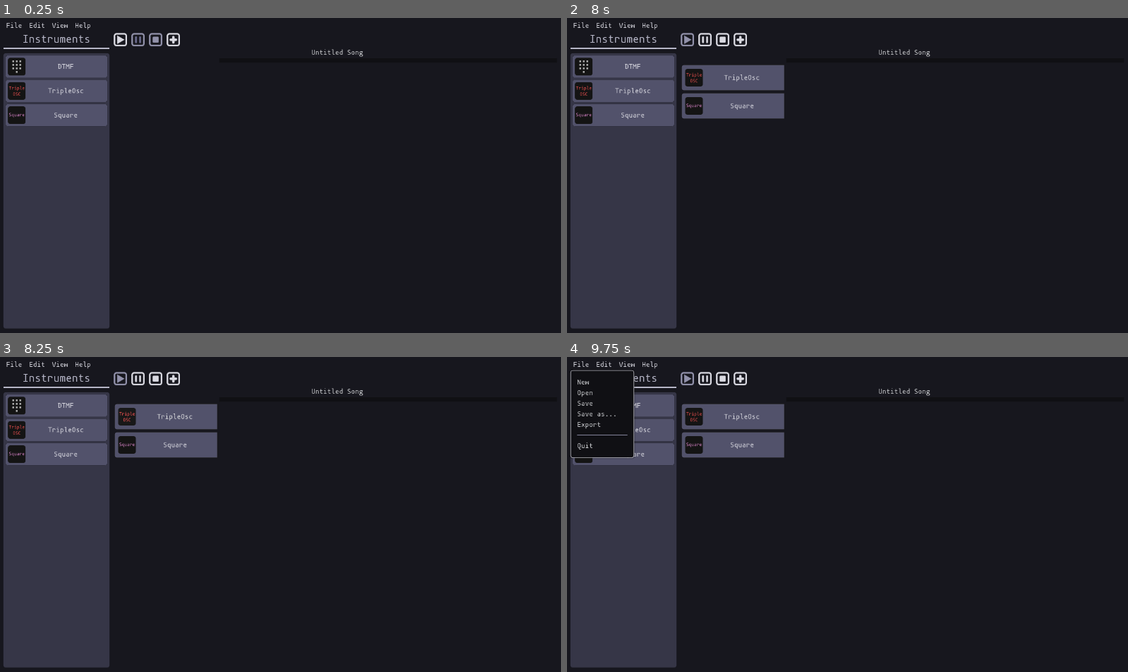
Above: before the commit, frames 1-4 (two rows, left to right).
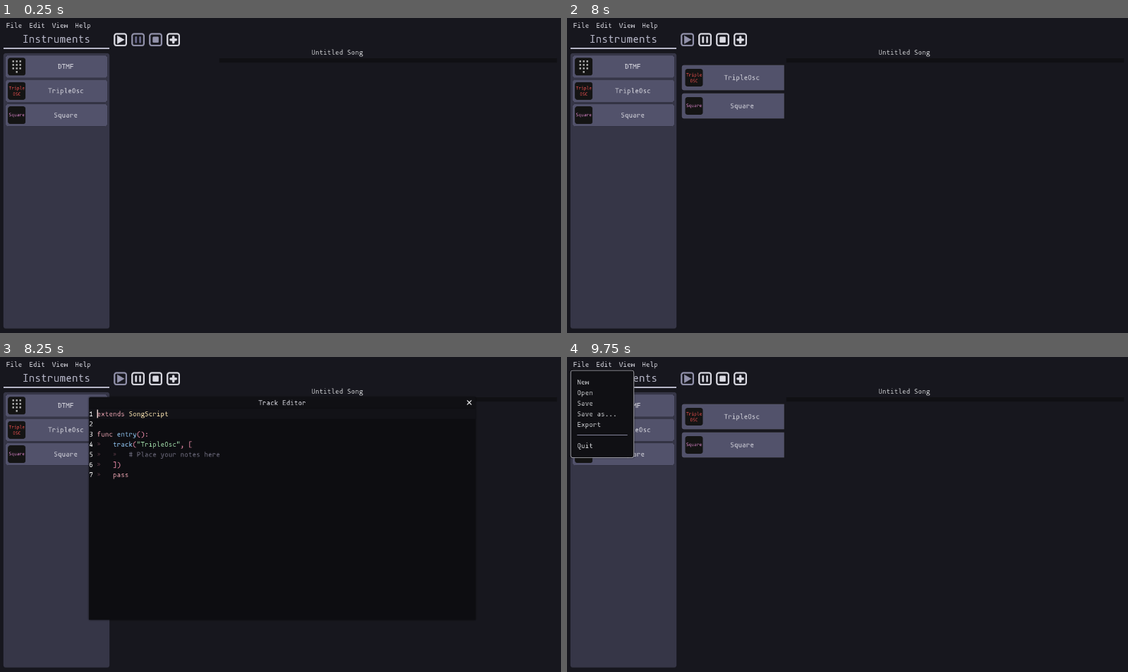
Above: after the commit, the same moments.

Repository: QuadCubedStudios/GoDAW
Game: Godot game, scene res://Main.tscn
The game is run twice, just before and just after one commit, with the same random seed, the same clock (stepped at 60 frames per second) and the same inputs.
Inputs (mouse positions are in pixels of both pictures, inside the frame that each line leads up to):
- Up to frame 1 (0.25 s): no input
- Up to frame 2 (8 s): click (684, 40) at 0.5 s; click "File" at 1.25 s; click "Edit" at 2 s; click "View" at 2.75 s; click "DTMF" at 3.5 s; click "TripleOsc" at 4.25 s; click "Square" at 5 s; click (724, 40) at 5.75 s; click (684, 40) at 6.5 s; click (740, 40) at 7.25 s
- Up to frame 3 (8.25 s): click "TripleOsc" at 8 s
- Up to frame 4 (9.75 s): click "Square" at 8.75 s; click "File" at 9.5 s

Frames 1-2 are identical in both runs. In frame 3, 5.5% of the frame differs, in the area x 15-85%, y 12-84%; in frame 4, nothing differs.
Error before the commit: Invalid get index 'TripleOsc' (on base: 'Dictionary'). (res://util/Sequencer/Sequencer.gd:49)
Error after the commit: Invalid get index '0' (on base: 'Array'). (res://song.gd:29)

Commit message:
Song script editor (#50)
* Song Script Editor Dialogue

* Track Pressed signal

* SongScript Editor

* clear undo & type highlight

* Remove Test Code

Diff:
--- /dev/null
+++ b/Editor/Scenes/Dialogues/TrackEditor/GDScriptSyntaxHighlight.gd
@@ -0,0 +1,25 @@
+extends Node
+
+onready var script_editor = get_parent()
+
+func keyword(keyword: String):
+	script_editor.add_keyword_color(keyword, Color("e8a2af"))
+
+func region(start: String, end: String, color: Color, line_only: bool = false):
+	script_editor.add_color_region(start, end, color, line_only)
+
+func type(type_name: String):
+	script_editor.add_keyword_color(type_name, Color("fae3b0"))
+
+func _ready():
+	keyword("extends")
+	keyword("func")
+	keyword("onready")
+	keyword("var")
+	keyword("const")
+	keyword("pass")
+	type("SongScript")
+	region('"', '"', Color("abe9b3"))
+	region("'", "'", Color("abe9b3"))
+	region("#", "\n", Color("6e6c7e"), true)
+	pass
--- /dev/null
+++ b/Editor/Scenes/Dialogues/TrackEditor/TrackEditor.gd
@@ -0,0 +1,37 @@
+extends WindowDialog
+
+onready var script_editor = $HBoxContainer/TextEdit
+
+const BASE_SONG_SCRIPT = """extends SongScript
+
+func entry():
+	track("%s", [
+		# Place your notes here
+	])
+	pass"""
+
+var data = {
+	"name": "String",
+	"id": null,
+}
+
+func _popup(name, id):
+	if script_editor.text == "":
+		script_editor.text = BASE_SONG_SCRIPT % name
+	script_editor.clear_undo_history()
+	data.name = name
+	data.id = id
+	popup_centered()
+	script_editor.cursor_set_column(0)
+	script_editor.cursor_set_line(0)
+	script_editor.grab_focus()
+
+func _unpopup():
+	var file =  File.new()
+	file.open("res://song.gd", File.WRITE)
+	file.store_string(script_editor.text)
+	file.close()
+	var song: SongScript = load("res://song.gd").new()
+	song.entry()
+	get_parent().get_parent().sequencer.sequence(song.sequence)
+	pass
--- /dev/null
+++ b/Editor/Scenes/Dialogues/TrackEditor/TrackEditor.tscn
@@ -0,0 +1,32 @@
+[gd_scene load_steps=4 format=2]
+
+[ext_resource path="res://Editor/Scenes/Dialogues/TrackEditor/TrackEditor.gd" type="Script" id=1]
+[ext_resource path="res://Themes/Default/GoDAWTheme.tres" type="Theme" id=2]
+[ext_resource path="res://Editor/Scenes/Dialogues/TrackEditor/GDScriptSyntaxHighlight.gd" type="Script" id=3]
+
+[node name="TrackEditor" type="WindowDialog"]
+margin_right = 48.0
+margin_bottom = 40.0
+rect_min_size = Vector2( 876, 480 )
+theme = ExtResource( 2 )
+window_title = "Track Editor"
+script = ExtResource( 1 )
+
+[node name="HBoxContainer" type="HBoxContainer" parent="."]
+anchor_right = 1.0
+anchor_bottom = 1.0
+
+[node name="TextEdit" type="TextEdit" parent="HBoxContainer"]
+margin_right = 876.0
+margin_bottom = 480.0
+size_flags_horizontal = 3
+highlight_current_line = true
+syntax_highlighting = true
+show_line_numbers = true
+draw_tabs = true
+caret_blink = true
+
+[node name="GDScriptSyntaxHighlight" type="Node" parent="HBoxContainer/TextEdit"]
+script = ExtResource( 3 )
+
+[connection signal="popup_hide" from="." to="." method="_unpopup"]
--- a/Editor/Scenes/SongEditor/SongEditor.gd
+++ b/Editor/Scenes/SongEditor/SongEditor.gd
@@ -1,6 +1,8 @@
 extends VBoxContainer
 
+# Signals
 signal playback_finished()
+signal track_pressed (name, track)
 
 var track_name = preload("./TrackName.tscn")
 
@@ -20,6 +22,7 @@
 	var segment_container = HBoxContainer.new()
 	name.set_instrument(instrument.icon, instrument.text, segment_container)
 	names.add_child(name)
+	name.connect("pressed", self, "emit_signal", ["track_pressed", instrument.text, name])
 #	if Global.segments == 0:
 #		Global.segments = segments.get_parent().get_size().x/25
 #	add_segments(segment_container, name.rect_size.y, true)
--- a/Editor/Scenes/SongEditor/SongEditor.tscn
+++ b/Editor/Scenes/SongEditor/SongEditor.tscn
@@ -7,9 +7,6 @@
 anchor_right = 1.0
 anchor_bottom = 1.0
 script = ExtResource( 2 )
-__meta__ = {
-"_edit_use_anchors_": false
-}
 
 [node name="Label" type="Label" parent="."]
 margin_right = 1280.0
--- a/Main.gd
+++ b/Main.gd
@@ -68,11 +68,3 @@
 	#load instruments
 	loading_dialog.popup()
 	yield(load_instruments(), "completed")
-
-	test()
-
-# This function is solely test code
-func test():
-	var example: SongScript = preload("res://Example.gd").new()
-	example.entry()
-	sequencer.sequence(example.sequence)
--- a/Main.tscn
+++ b/Main.tscn
@@ -6,6 +6,7 @@
 [ext_resource path="res://Main.gd" type="Script" id=4]
 [ext_resource path="res://Editor/Scenes/Instruments/InstrumentsPanel.tscn" type="PackedScene" id=5]
 [ext_resource path="res://Editor/Scenes/TopMenu/TopMenu.tscn" type="PackedScene" id=6]
+[ext_resource path="res://Editor/Scenes/Dialogues/TrackEditor/TrackEditor.tscn" type="PackedScene" id=7]
 
 [node name="Main" type="VBoxContainer"]
 anchor_right = 1.0
@@ -16,9 +17,6 @@
 margin_bottom = -8.0
 theme = ExtResource( 2 )
 script = ExtResource( 4 )
-__meta__ = {
-"_edit_use_anchors_": false
-}
 
 [node name="TopMenu" parent="." instance=ExtResource( 6 )]
 anchor_right = 0.0
@@ -152,14 +150,12 @@
 margin_bottom = 51.0
 
 [node name="FileDialog" type="FileDialog" parent="DialogBoxes"]
-margin_right = 876.0
-margin_bottom = 480.0
+rect_min_size = Vector2( 876, 480 )
 window_title = "Save"
 access = 2
 filters = PoolStringArray( "*.wav ; Wav Files" )
-__meta__ = {
-"_edit_use_anchors_": false
-}
+
+[node name="TrackEditor" parent="DialogBoxes" instance=ExtResource( 7 )]
 
 [connection signal="export_pressed" from="TopMenu" to="." method="_on_TopMenu_export_pressed"]
 [connection signal="instrument_chosen" from="Application/InstrumentsPanel" to="Application/Main/SongEditor" method="add_track"]
@@ -167,3 +163,4 @@
 [connection signal="play" from="Application/Main/ControlPanel" to="Application/Main/SongEditor" method="_on_play"]
 [connection signal="stop" from="Application/Main/ControlPanel" to="Application/Main/SongEditor" method="_on_stop"]
 [connection signal="playback_finished" from="Application/Main/SongEditor" to="Application/Main/ControlPanel" method="_on_finished"]
+[connection signal="track_pressed" from="Application/Main/SongEditor" to="DialogBoxes/TrackEditor" method="_popup"]
--- a/Themes/Default/GoDAWTheme.tres
+++ b/Themes/Default/GoDAWTheme.tres
@@ -163,6 +163,12 @@
 border_width_right = 1
 border_color = Color( 0.090196, 0.101961, 0.12549, 1 )
 expand_margin_bottom = 1.0
+
+[sub_resource type="StyleBoxFlat" id=22]
+bg_color = Color( 0.215686, 0.215686, 0.282353, 0.745098 )
+
+[sub_resource type="StyleBoxFlat" id=23]
+bg_color = Color( 0.054902, 0.054902, 0.0705882, 1 )
 
 [sub_resource type="StyleBoxFlat" id=15]
 content_margin_left = 10.0
@@ -582,32 +588,32 @@
 Tabs/styles/tab_bg = SubResource( 12 )
 Tabs/styles/tab_disabled = SubResource( 13 )
 Tabs/styles/tab_fg = SubResource( 14 )
-TextEdit/colors/background_color = Color( 0, 0, 0, 1 )
+TextEdit/colors/background_color = Color( 0.054902, 0.054902, 0.0705882, 1 )
 TextEdit/colors/bookmark_color = Color( 0, 0, 0, 1 )
 TextEdit/colors/brace_mismatch_color = Color( 0, 0, 0, 1 )
 TextEdit/colors/breakpoint_color = Color( 0, 0, 0, 1 )
 TextEdit/colors/caret_background_color = Color( 0, 0, 0, 1 )
-TextEdit/colors/caret_color = Color( 0.795098, 0.800981, 0.812745, 1 )
+TextEdit/colors/caret_color = Color( 0.960784, 0.878431, 0.862745, 1 )
 TextEdit/colors/code_folding_color = Color( 0, 0, 0, 1 )
-TextEdit/colors/completion_background_color = Color( 0, 0, 0, 1 )
-TextEdit/colors/completion_existing_color = Color( 0, 0, 0, 1 )
-TextEdit/colors/completion_font_color = Color( 0, 0, 0, 1 )
-TextEdit/colors/completion_scroll_color = Color( 0, 0, 0, 1 )
-TextEdit/colors/completion_selected_color = Color( 0, 0, 0, 1 )
-TextEdit/colors/current_line_color = Color( 0, 0, 0, 1 )
+TextEdit/colors/completion_background_color = Color( 0.341176, 0.321569, 0.407843, 1 )
+TextEdit/colors/completion_existing_color = Color( 1, 1, 1, 0.141176 )
+TextEdit/colors/completion_font_color = Color( 0.85098, 0.85098, 0.882353, 1 )
+TextEdit/colors/completion_scroll_color = Color( 1, 1, 1, 0.0705882 )
+TextEdit/colors/completion_selected_color = Color( 1, 1, 1, 0.0705882 )
+TextEdit/colors/current_line_color = Color( 0.215686, 0.215686, 0.282353, 0.109804 )
 TextEdit/colors/executing_line_color = Color( 0, 0, 0, 1 )
-TextEdit/colors/font_color = Color( 0.795098, 0.800981, 0.812745, 1 )
+TextEdit/colors/font_color = Color( 0.796078, 0.8, 0.811765, 1 )
 TextEdit/colors/font_color_readonly = Color( 0, 0, 0, 1 )
 TextEdit/colors/font_color_selected = Color( 0, 0, 0, 1 )
-TextEdit/colors/function_color = Color( 0, 0, 0, 1 )
-TextEdit/colors/line_number_color = Color( 0, 0, 0, 1 )
+TextEdit/colors/function_color = Color( 0.588235, 0.803922, 0.984314, 1 )
+TextEdit/colors/line_number_color = Color( 1, 1, 1, 1 )
 TextEdit/colors/mark_color = Color( 0, 0, 0, 1 )
 TextEdit/colors/member_variable_color = Color( 0, 0, 0, 1 )
-TextEdit/colors/number_color = Color( 0, 0, 0, 1 )
+TextEdit/colors/number_color = Color( 0.972549, 0.741176, 0.588235, 1 )
 TextEdit/colors/safe_line_number_color = Color( 0, 0, 0, 1 )
-TextEdit/colors/selection_color = Color( 0.921569, 0.796078, 0.545098, 0.4 )
-TextEdit/colors/symbol_color = Color( 0, 0, 0, 1 )
-TextEdit/colors/word_highlighted_color = Color( 0, 0, 0, 1 )
+TextEdit/colors/selection_color = Color( 0.341176, 0.321569, 0.407843, 1 )
+TextEdit/colors/symbol_color = Color( 0.94902, 0.560784, 0.678431, 1 )
+TextEdit/colors/word_highlighted_color = Color( 0.188235, 0.176471, 0.254902, 1 )
 TextEdit/constants/completion_lines = 7
 TextEdit/constants/completion_max_width = 50
 TextEdit/constants/completion_scroll_width = 3
@@ -617,9 +623,9 @@
 TextEdit/icons/folded = null
 TextEdit/icons/space = null
 TextEdit/icons/tab = null
-TextEdit/styles/completion = null
+TextEdit/styles/completion = SubResource( 22 )
 TextEdit/styles/focus = null
-TextEdit/styles/normal = null
+TextEdit/styles/normal = SubResource( 23 )
 TextEdit/styles/read_only = null
 ToolButton/colors/font_color = Color( 0.85098, 0.85098, 0.882353, 1 )
 ToolButton/colors/font_color_disabled = Color( 0, 0, 0, 1 )
Not shown: 1 places in Main.tscn that only renumber resources
Not shown: 1 places in Themes/Default/GoDAWTheme.tres that only renumber resources
